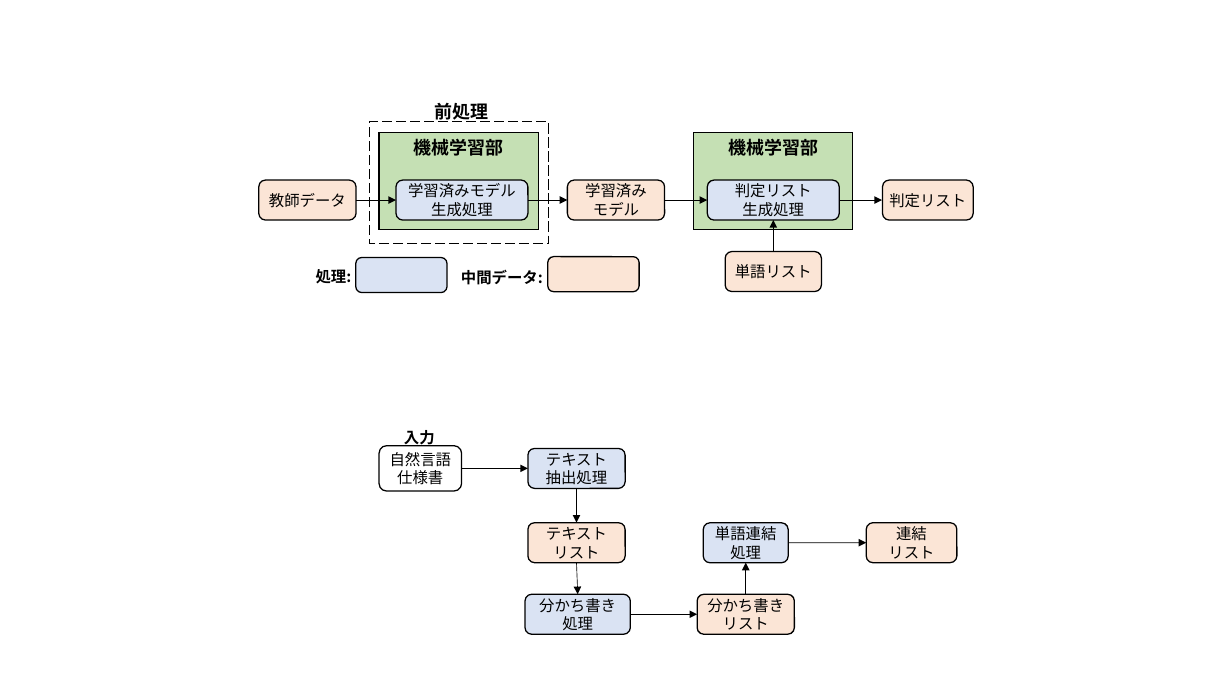
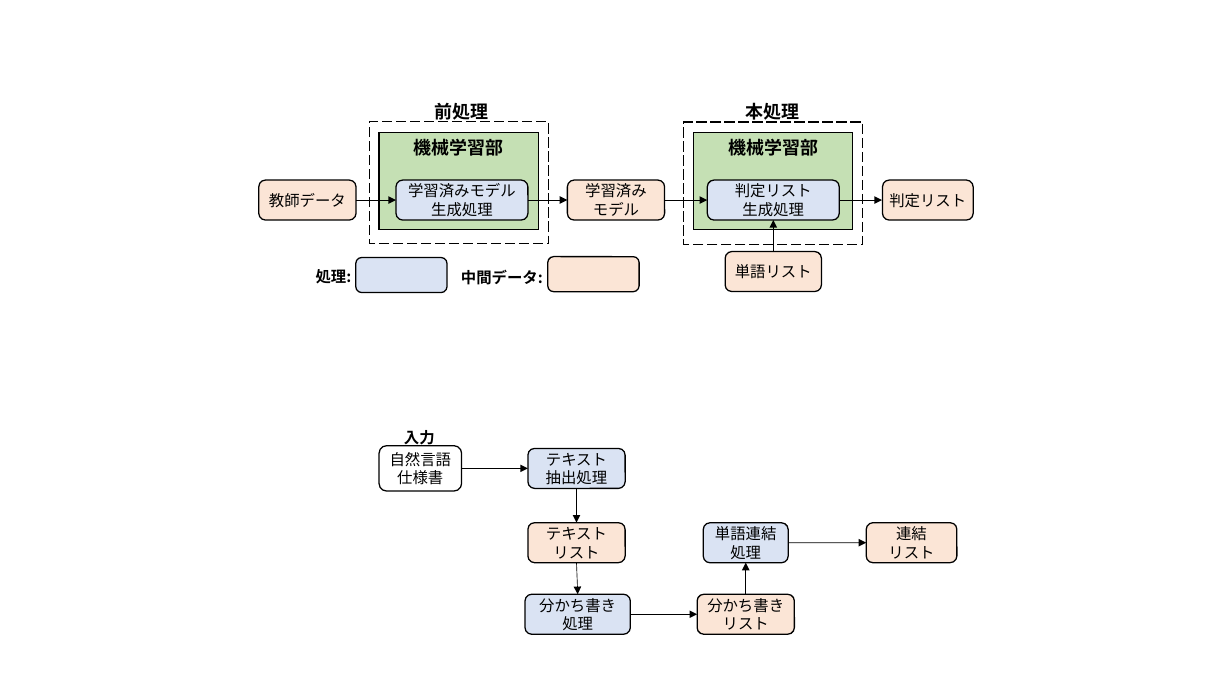
Before and after one commit to sugaken0528/masterPaper, a slide deck: slide 9 of image/sozai.pptx. Drawn at 1232x693 pixels with LibreOffice and Linux fonts; fonts in the diff are those of the drawing. Boxes give left, top, right and bottom in pixels: in the first picture for what was removed or moved away, otherwise in the second. Text is boxed around its words. In the diff, an @@ line names an element or a change of style, - is before the commit and + after.

```diff
--- a/image/sozai.pptx
+++ b/image/sozai.pptx
@@ text added at <box>746,103,800,123</box>, 14 pt, text #000000, bold @@
+本処理
@@ rectangle added at <box>684,122,863,244</box>, outline #000000 1 pt dashed @@
```
Also in this commit, not shown: 4 other slides changed, 16 other files.
